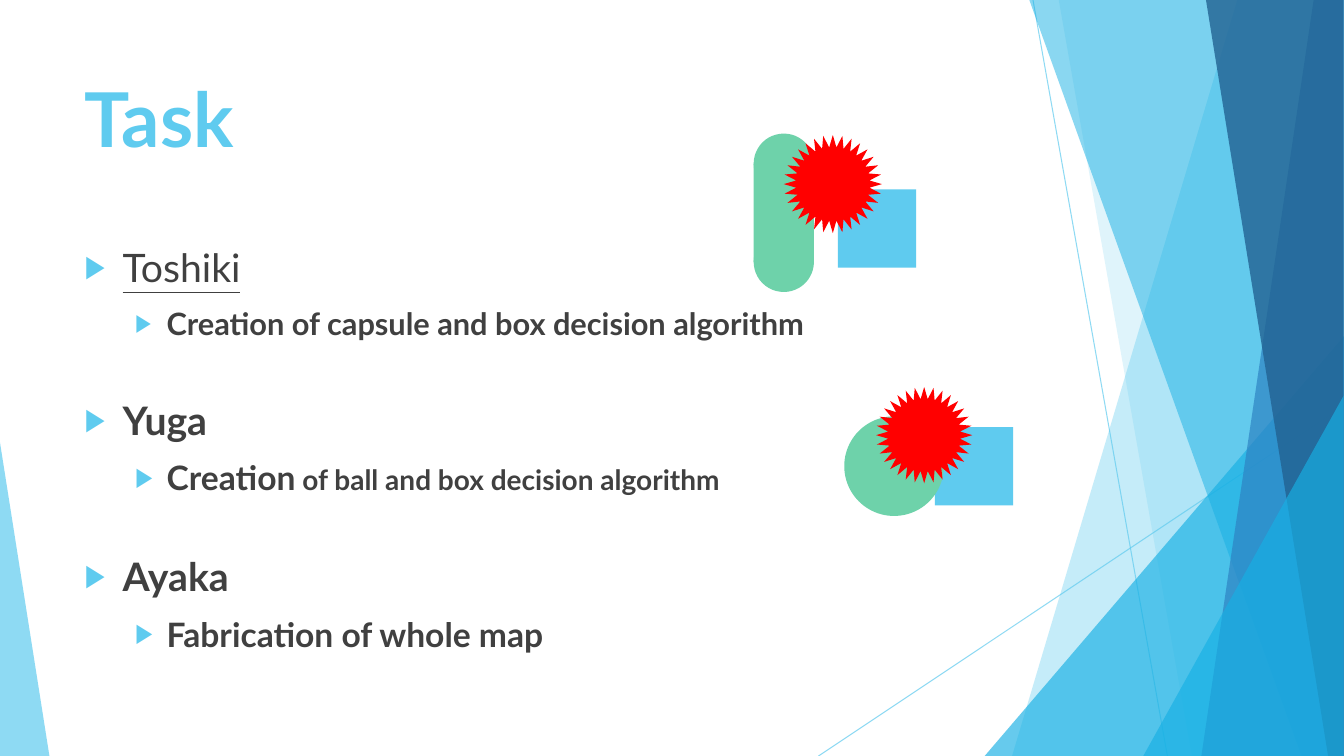
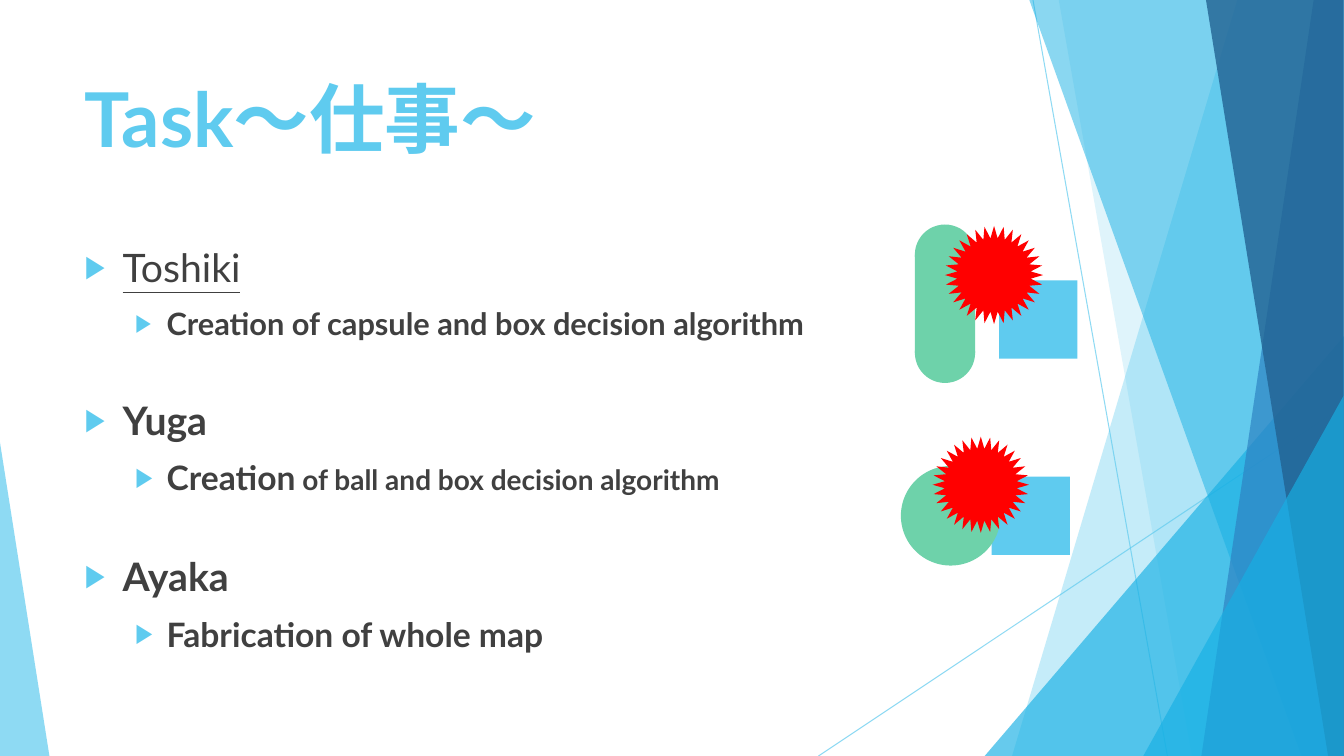
Before and after one commit to HimetyanSamaruha/Athletic, a slide deck: slide 4 of Athletic/MidPresentation.pptx. Drawn at 1344x756 pixels with LibreOffice and Linux fonts; fonts in the diff are those of the drawing. Boxes give left, top, right and bottom in pixels: in the first picture for what was removed or moved away, otherwise in the second. Text is boxed around its words. In the diff, an @@ line names an element or a change of style, - is before the commit and + after.

```diff
--- a/Athletic/MidPresentation.pptx
+++ b/Athletic/MidPresentation.pptx
@@ title at [85, 83, 536, 154]: text changed @@
-Task
+Task～仕事～
@@ 2 ellipses, 2 rectangles, 1 star: place and size @@
-2 ellipses, 2 rectangles, 1 star at [754, 134, 917, 292]
+2 ellipses, 2 rectangles, 1 star at [915, 225, 1078, 383]
@@ 1 ellipse, 1 star, 1 rectangle: place and size @@
-1 ellipse, 1 star, 1 rectangle at [845, 387, 1013, 516]
+1 ellipse, 1 star, 1 rectangle at [901, 437, 1071, 566]
```
Also in this commit, not shown: 5 other slides changed.
